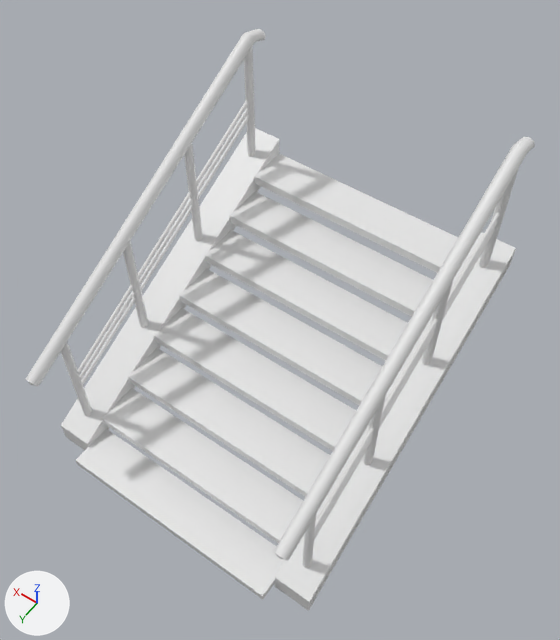
The FBX model Unreal/Content/Props3D/Labo/PièceLabo/EscalierLabo/SM_Escalier_Metalique.fbx: old version first, new version second.
Before and after are seen from a camera (50 mm lens) standing at (-2.88, 3.85, 7.56) and looking at (-0.18, 0.09, 1.64). Arrows for +X, +Y and +Z are at lower left; the lights stay in place. Where no turn or scale is listed for an object, it has been applied to the vertices. Vertices at the same position are counted once.

Script lines for the objects in view, before the commit:
```python
me_mesh = bpy.data.meshes.new('Mesh')
me_mesh.from_pydata(...)  # 1174 vertices, 2280 faces; spans x -1.63..1.62, y -3.69..0.02, z -0.1..3.25
ob_sm_escalier_metalique = bpy.data.objects.new('SM_Escalier_Metalique', me_mesh)
ob_sm_escalier_metalique.location = (-0.08, 1.95, 0.09)
```
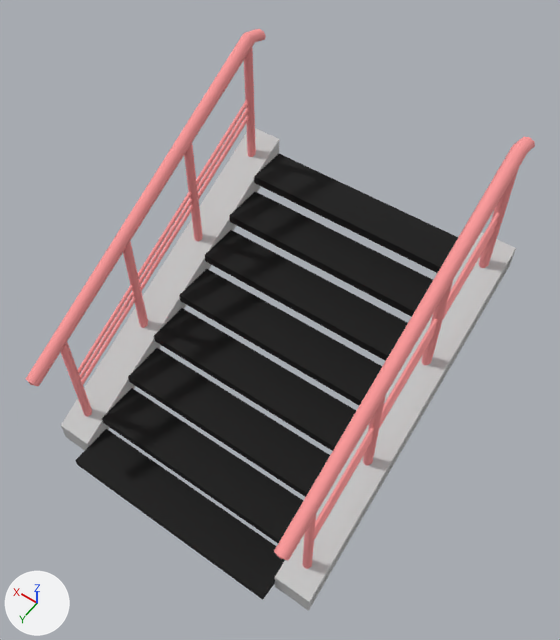
The newer file is also turned or shifted as a whole; pictures and numbers use the older file's frame.

Scene script edits in JSON lines:
```json
{"op": "add", "block": "mat_material__21", "code": ["mat_material__21 = principled_material('Material #21')", "mat_material__21.base_color = (0.988, 0.329, 0.329)  # pink #fe9b9b", "mat_material__21.roughness = 0.859"]}
{"op": "add", "block": "mat_material__20", "code": ["mat_material__20 = principled_material('Material #20')", "mat_material__20.base_color = (0.588, 0.588, 0.588)  # light grey #cacaca", "mat_material__20.roughness = 0.859"]}
{"op": "add", "block": "mat_material__18", "code": ["mat_material__18 = principled_material('Material #18')", "mat_material__18.base_color = (0.0, 0.0, 0.0)  # black #000000", "mat_material__18.roughness = 0.859"]}
{"block": "me_mesh", "where": "me_mesh.from_pydata(...)  # 1174 vertices, 2280 faces; spans x -1.63..1.62, y -3.69..0.02, z -0.1..3.25"}
{"block": "me_mesh", "where": "# used by ob_sm_escalier_metalique; location = (-0.08, 1.95, 0.09)"}
{"block": "me_mesh", "change": "me_mesh part 1: 128 of the faces centred in x -0.82..-0.41, y -3.69..0.0, z 0.0..1.71 switch from no material to mat_material__18 (black #000000)"}
{"block": "me_mesh", "change": "me_mesh part 2: 128 of the faces centred in x 0.4..0.81, y -3.69..0.0, z 0.0..1.71 switch from no material to mat_material__18 (black #000000)"}
{"block": "me_mesh", "change": "me_mesh part 3: 64 of the faces centred in x -1.23, y -3.61..-0.08, z 0.02..1.69 switch from no material to mat_material__18 (black #000000)"}
{"block": "me_mesh", "change": "me_mesh part 4: 482 of the faces centred in x -1.63..-1.23, y -3.69..-0.2, z -0.06..1.87 switch from no material to mat_material__20 (light grey #cacaca)"}
{"block": "me_mesh", "change": "me_mesh part 5: 482 of the faces centred in x 1.22..1.62, y -3.69..-0.2, z -0.06..1.87 switch from no material to mat_material__20 (light grey #cacaca)"}
{"block": "me_mesh", "change": "me_mesh part 6: 282 of the faces centred in x -1.5..-1.37, y -3.66..-2.0, z 1.66..3.24 switch from no material to mat_material__21 (pink #fe9b9b)"}
{"block": "me_mesh", "change": "me_mesh part 7: 282 of the faces centred in x 1.36..1.49, y -3.66..-2.0, z 1.66..3.24 switch from no material to mat_material__21 (pink #fe9b9b)"}
{"block": "me_mesh", "change": "me_mesh part 8: 184 of the faces centred in x -1.5..-1.37, y -1.73..0.01, z 0.7..2.19 switch from no material to mat_material__21 (pink #fe9b9b)"}
{"block": "me_mesh", "change": "me_mesh part 9: 184 of the faces centred in x 1.36..1.49, y -1.73..0.01, z 0.7..2.19 switch from no material to mat_material__21 (pink #fe9b9b)"}
```

Changed parts and their boxes (x1, y1, x2, y2) in the pictures (560 x 640 px):
```json
{"part": 1, "of": "me_mesh", "change": "recoloured", "before": [164, 197, 458, 600], "after": [164, 197, 458, 600], "on screen": "white to black"}
{"part": 2, "of": "me_mesh", "change": "recoloured", "before": [75, 154, 371, 528], "after": [75, 154, 371, 528], "on screen": "white to black"}
{"part": 3, "of": "me_mesh", "change": "recoloured", "before": [263, 580, 275, 599], "after": [263, 580, 275, 599]}
{"part": 4, "of": "me_mesh", "change": "recoloured", "before": [275, 232, 516, 611], "after": [275, 232, 516, 611], "on screen": "white to grey"}
{"part": 5, "of": "me_mesh", "change": "recoloured", "before": [61, 128, 279, 450], "after": [61, 128, 279, 450], "on screen": "white to grey"}
{"part": 6, "of": "me_mesh", "change": "recoloured", "before": [396, 137, 535, 379], "after": [396, 137, 535, 379], "on screen": "white to pink"}
{"part": 7, "of": "me_mesh", "change": "recoloured", "before": [137, 29, 266, 246], "after": [137, 29, 266, 246], "on screen": "white to pink"}
{"part": 8, "of": "me_mesh", "change": "recoloured", "before": [274, 344, 410, 569], "after": [274, 344, 410, 569], "on screen": "white to pink"}
{"part": 9, "of": "me_mesh", "change": "recoloured", "before": [26, 203, 169, 417], "after": [26, 203, 169, 417], "on screen": "white to pink"}
```
